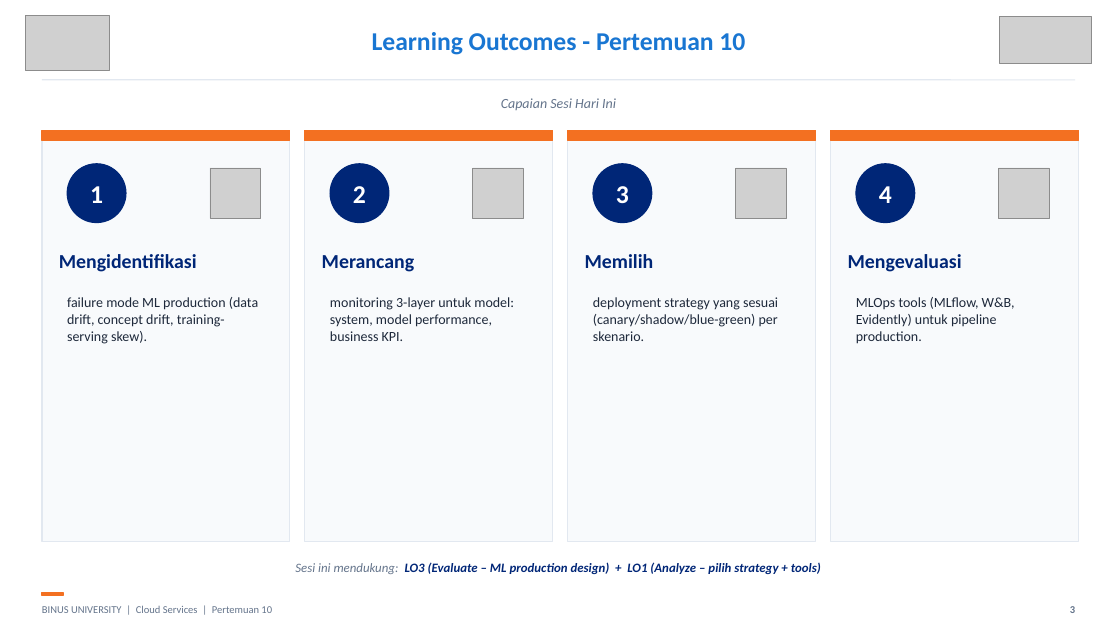
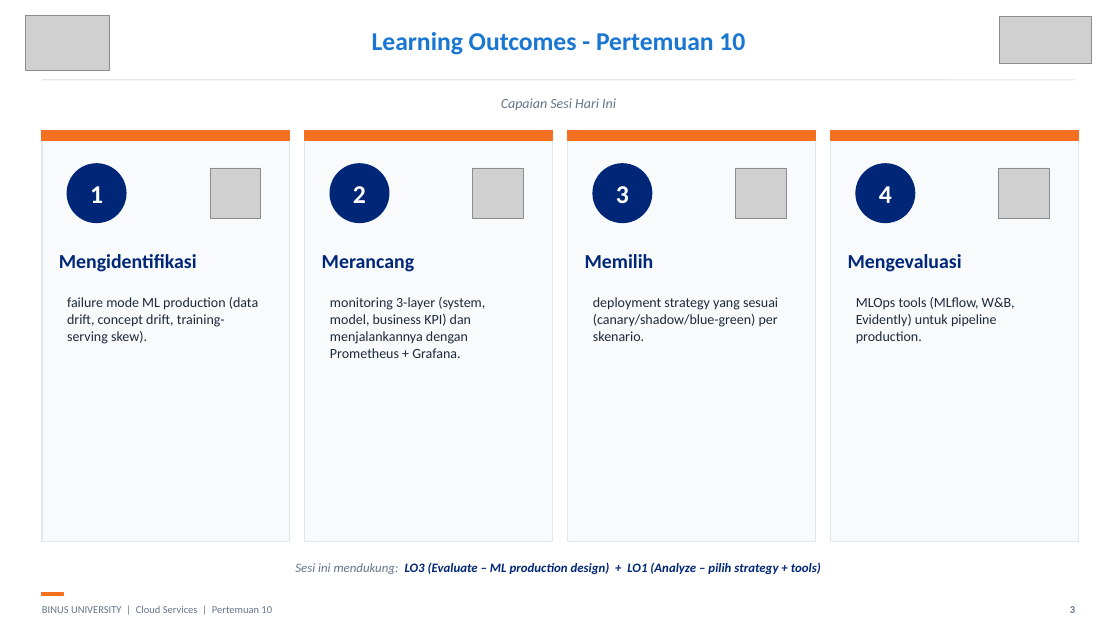
Before and after one commit to SeedFlora/meet10CloudService, a slide deck: slide 3 of slides/Teori_Pertemuan_10.pptx. Drawn at 1120x630 pixels with LibreOffice and Linux fonts; fonts in the diff are those of the drawing; grey boxes stand for pictures. Boxes give left, top, right and bottom in pixels: in the first picture for what was removed or moved away, otherwise in the second. Text is boxed around its words. In the diff, an @@ line names an element or a change of style, - is before the commit and + after.

```diff
--- a/slides/Teori_Pertemuan_10.pptx
+++ b/slides/Teori_Pertemuan_10.pptx
@@ text at (330,297,485,358): text changed @@
-monitoring 3-layer untuk model: system, model performance, business KPI.
+monitoring 3-layer (system, model, business KPI) dan menjalankannya dengan Prometheus + Grafana.
```
Also in this commit, not shown: 22 other slides changed, 9 slides added, 16 other files.
